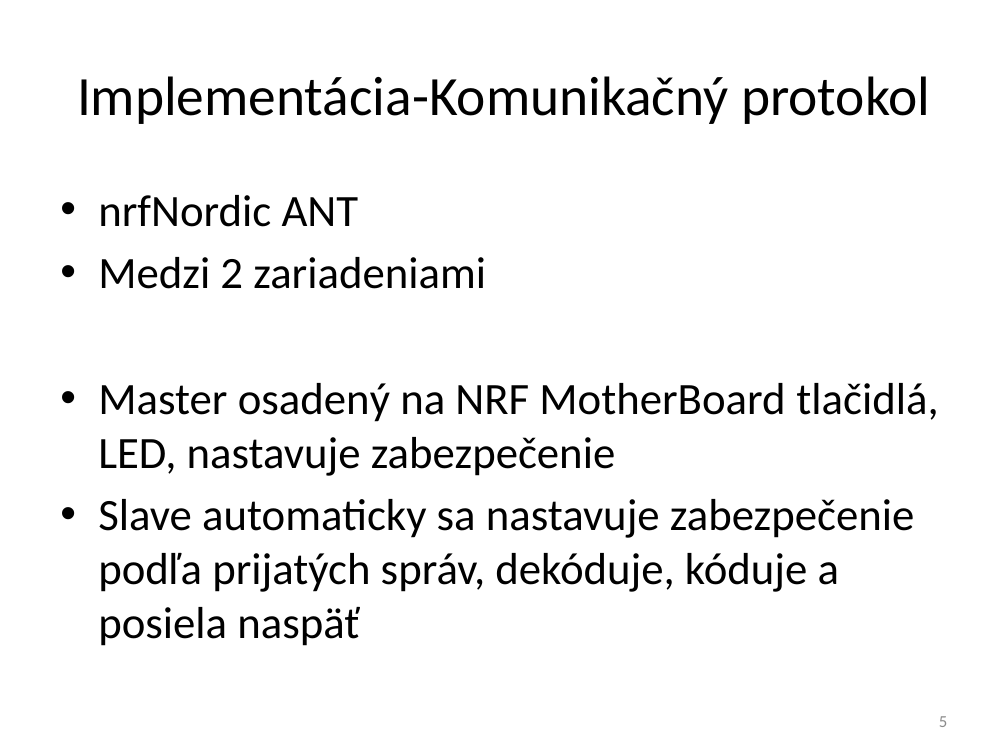
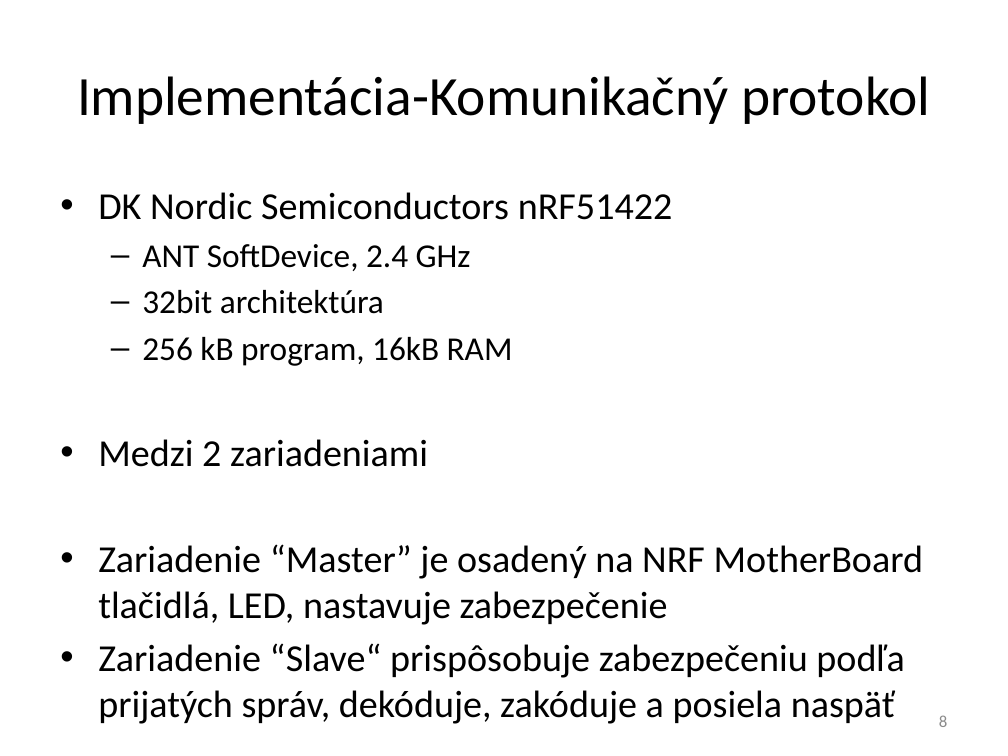
Before and after one commit to javacard-FOSS-applets/nrf6310-pca10007, a slide deck: slide 8 of Obhajoba/xdoubravsky_dp.pptx (slide 5 before the commit). Drawn at 1008x756 pixels with LibreOffice and Linux fonts; fonts in the diff are those of the drawing. Boxes give left, top, right and bottom in pixels: in the first picture for what was removed or moved away, otherwise in the second. Text is boxed around its words. In the diff, an @@ line names an element or a change of style, - is before the commit and + after.

```diff
--- a/Obhajoba/xdoubravsky_dp.pptx
+++ b/Obhajoba/xdoubravsky_dp.pptx
@@ text at [98, 192, 673, 366]: text changed; size 32 to 23.8 pt @@
-• nrfNordic ANT
+• DK Nordic Semiconductors nRF51422
+  – ANT SoftDevice, 2.4 GHz
+  – 32bit architektúra
+  – 256 kB program, 16kB RAM
@@ text at [98, 439, 428, 467]: size 32 to 27.2 pt in "Medzi 2 zariadeniami" @@
@@ text at [98, 544, 924, 724]: text changed; size 32 to 27.2 pt @@
-• Master osadený na NRF MotherBoard tlačidlá, LED, nastavuje zabezpečenie
-• Slave automaticky sa nastavuje zabezpečenie podľa prijatých správ, dekóduje, kóduje a posiela naspäť
+• Zariadenie “Master” je osadený na NRF MotherBoard tlačidlá, LED, nastavuje zabezpečenie
+• Zariadenie “Slave“ prispôsobuje zabezpečeniu podľa prijatých správ, dekóduje, zakóduje a posiela naspäť
@@ page number at [939, 715, 947, 727]: text changed @@
-5
+8
```
Also in this commit, not shown: 20 other slides changed, 10 slides added, 4 slides removed.
